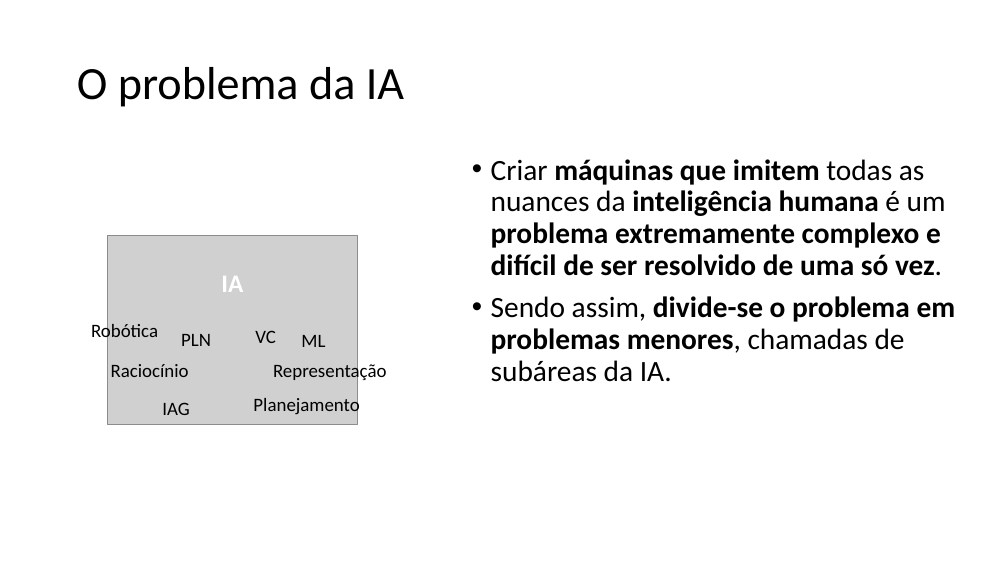
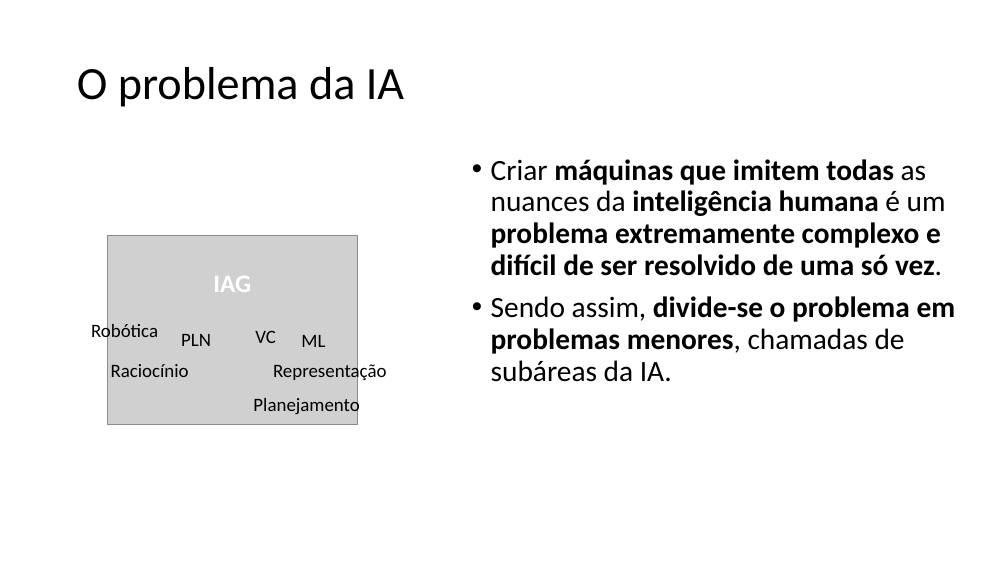
Before and after one commit to zz4fap/c24_inteligencia_artificial, a slide deck: slide 39 of slides/C24_Introdução.pptx. Drawn at 1008x567 pixels with LibreOffice and Linux fonts; fonts in the diff are those of the drawing; grey boxes stand for pictures. Boxes give left, top, right and bottom in pixels: in the first picture for what was removed or moved away, otherwise in the second. Text is boxed around its words. In the diff, an @@ line names an element or a change of style, - is before the commit and + after.

```diff
--- a/slides/C24_Introdução.pptx
+++ b/slides/C24_Introdução.pptx
@@ text at [491,159,946,276]: bold on in "todas" @@
@@ text "IAG": place and size @@
-text "IAG" at [162,402,189,415]
+text "IAG" at [213,276,251,292]
@@ text "IAG" at [213,276,251,292]: size 18 to 24 pt, text colour #000000 to #FFFFFF, bold on @@
@@ text removed at [221,276,243,292] @@
-IA
```
Also in this commit, not shown: 21 other slides changed, 1 slide added, 1 other file.
